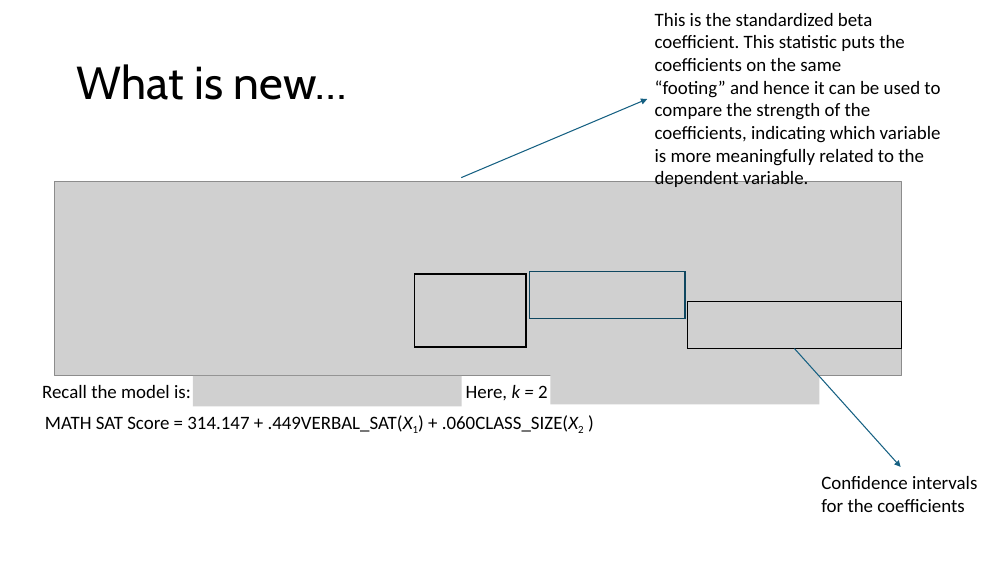
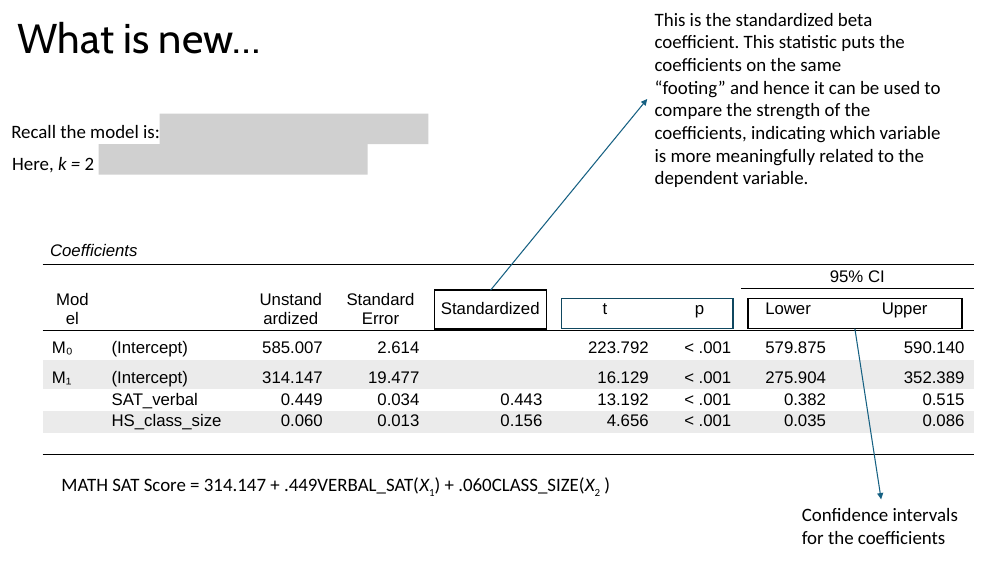
Before and after one commit to issues-osu/statsii-spring2026, a slide deck: slide 95 of slides/MLR/lecture.pptx (slide 53 before the commit). Drawn at 1008x567 pixels with LibreOffice and Linux fonts; fonts in the diff are those of the drawing; grey boxes stand for pictures. Boxes give left, top, right and bottom in pixels: in the first picture for what was removed or moved away, otherwise in the second. Text is boxed around its words. In the diff, an @@ line names an element or a change of style, - is before the commit and + after.

```diff
--- a/slides/MLR/lecture.pptx
+++ b/slides/MLR/lecture.pptx
@@ title "What is new…": place and size @@
-title "What is new…" at [77, 64, 347, 100]
+title "What is new…" at [18, 21, 261, 54]
@@ title "What is new…" at [18, 21, 261, 54]: size 44 to 39.6 pt @@
@@ text "Recall the model is:": place and size @@
-text "Recall the model is:" at [42, 385, 191, 398]
+text "Recall the model is:" at [11, 125, 160, 138]
@@ picture added at [160, 113, 429, 144] @@
@@ arrow moved from (461, 178) - (647, 99) to (491, 290) - (647, 99) @@
@@ text "Here, k = 2 →": place and size @@
-text "Here, k = 2 →" at [466, 385, 548, 400]
+text "Here, k = 2 →" at [12, 157, 95, 172]
@@ picture added at [98, 144, 368, 175] @@
@@ picture removed at [54, 181, 901, 376] @@
@@ table added at [42, 237, 974, 468], 8 rows, 9 columns @@
+Coefficients |  |  |  |  |  |  |  | 
+ |  |  |  |  |  |  | 95% CI | 
+Model |  | Unstandardized | Standard Error | Standardized | t | p | Lower | Upper
+M₀ | (Intercept) | 585.007 | 2.614 |  | 223.792 | < .001 | 579.875 | 590.140
+M₁ | (Intercept) | 314.147 | 19.477 |  | 16.129 | < .001 | 275.904 | 352.389
+ | SAT_verbal | 0.449 | 0.034 | 0.443 | 13.192 | < .001 | 0.382 | 0.515
+ | HS_class_size | 0.060 | 0.013 | 0.156 | 4.656 | < .001 | 0.035 | 0.086
+ |  |  |  |  |  |  |  | 
@@ rectangle: place and size @@
-rectangle at [414, 274, 526, 347]
+rectangle at [435, 290, 547, 329]
@@ rectangle: place and size @@
-rectangle at [530, 271, 685, 318]
+rectangle at [562, 299, 734, 329]
@@ rectangle: place and size @@
-rectangle at [687, 302, 901, 349]
+rectangle at [748, 299, 962, 329]
@@ arrow moved from (795, 349) - (901, 467) to (855, 329) - (882, 499) @@
@@ picture removed at [193, 376, 462, 406] @@
@@ picture removed at [551, 374, 820, 405] @@
@@ text "MATH SAT Score = 314.147 ...": place and size @@
-text "MATH SAT Score = 314.147 ..." at [45, 415, 578, 432]
+text "MATH SAT Score = 314.147 ..." at [61, 477, 594, 494]
@@ text "Confidence intervals": place and size @@
-text "Confidence intervals" at [821, 476, 977, 512]
+text "Confidence intervals" at [802, 508, 958, 544]
```
Also in this commit, not shown: 70 other slides changed, 31 slides added, 29 slides removed.
